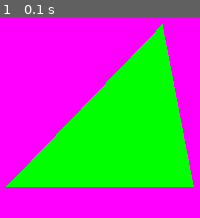
Above: before the commit, frame 1.
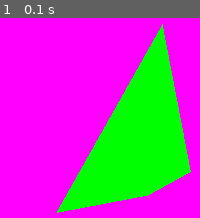
Above: after the commit, the same moment.

Repository: PyMine/PyMine
Game: pygame game, started from testing/01_hello_triangle/hello_polygon.py
The game is run twice, just before and just after one commit, with the same random seed, the same clock (stepped at 60 frames per second) and the same inputs.
Inputs:
- Up to frame 1 (0.1 s): no input

The runs differ from the first frame. In frame 1, 17% of the frame differs, in the area x 3-97%, y 3-98%.

Commit message:
2D vector manipulation; hoping to be able to move Maxie's 3D textures and distort them soon

Diff:
--- a/testing/01_hello_triangle/hello_polygon.py
+++ b/testing/01_hello_triangle/hello_polygon.py
@@ -8,8 +8,8 @@
 import pygame as pg,sys,os
 
 VERTICES = [ 0.50,  0.55,  0.0,  1.0,
-             0.75, -0.75,  0.9,  1.0,
-            -0.75, -0.75,  0.0,  1.0]
+             0.75, -0.75,  1.1,  1.0,
+            -0.35, -0.96,  0.8,  1.0]
 
 SIZE_FLOAT = VERT_COMPONENTS = 4
 #vertical components of the shape
